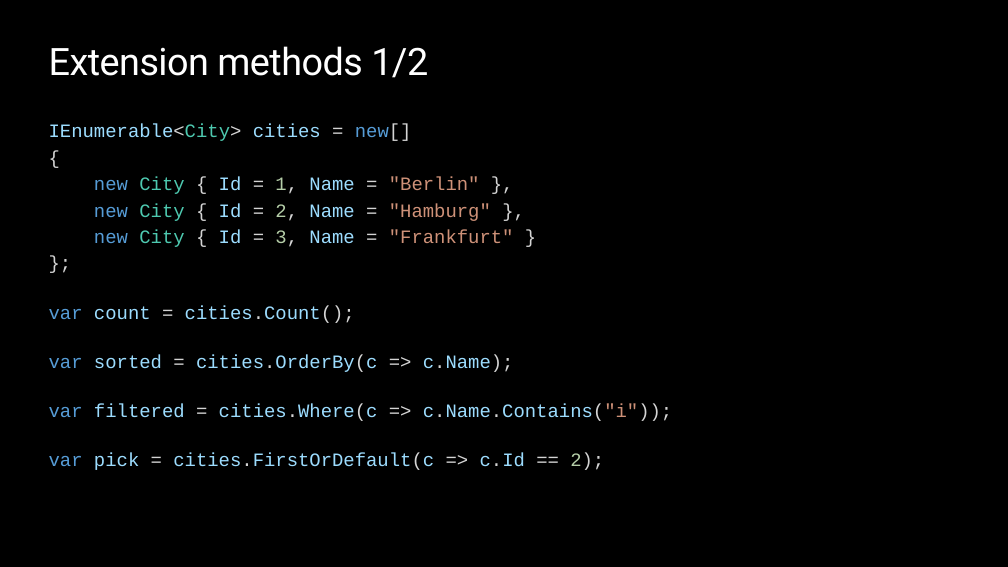
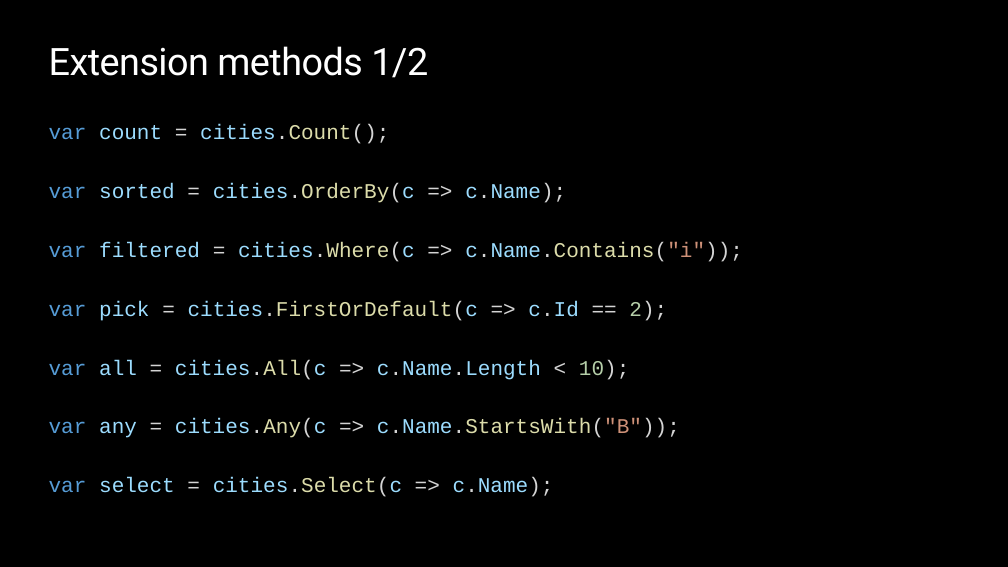
Before and after one commit to ondfisk/BDSA2020, a slide deck: slide 18 of Slides/Lecture03 - Lambdas and LINQ.pptx (slide 14 before the commit). Drawn at 1008x567 pixels with LibreOffice and Linux fonts; fonts in the diff are those of the drawing; background and template pictures are left out. Boxes give left, top, right and bottom in pixels: in the first picture for what was removed or moved away, otherwise in the second. Text is boxed around its words. In the diff, an @@ line names an element or a change of style, - is before the commit and + after.

Commit message:
slides

```diff
--- a/Slides/Lecture03 - Lambdas and LINQ.pptx
+++ b/Slides/Lecture03 - Lambdas and LINQ.pptx
@@ text at (x1=49, y1=124, x2=514, y2=247): paragraphs removed @@
-IEnumerable<City> cities = new[]
-{
-new City { Id = 1, Name = "Berlin" },
-new City { Id = 2, Name = "Hamburg" },
-new City { Id = 3, Name = "Frankfurt" }
-};
@@ text at (x1=49, y1=124, x2=743, y2=321): size 18 to 20 pt in "var count = cities.Count();", "var sorted = cities.OrderBy(c => c.Name);", "var filtered = cities.Where(c => c.Name.Contains("i"));", "var pick = cities.FirstOrDefault(c => c.Id == ..."; text colour #9CDCFE to #DCDCAA in "cities.Count();", "cities.OrderBy(c", "cities.Where(c c.Name.Contains("i"));", "cities.FirstOrDefault(c" @@
@@ text at (x1=49, y1=360, x2=680, y2=497): paragraphs added @@
+var all = cities.All(c => c.Name.Length < 10);
+var any = cities.Any(c => c.Name.StartsWith("B"));
+var select = cities.Select(c => c.Name);
```
Also in this commit, not shown: 4 other slides changed, 3 slides added, 1 other file.
